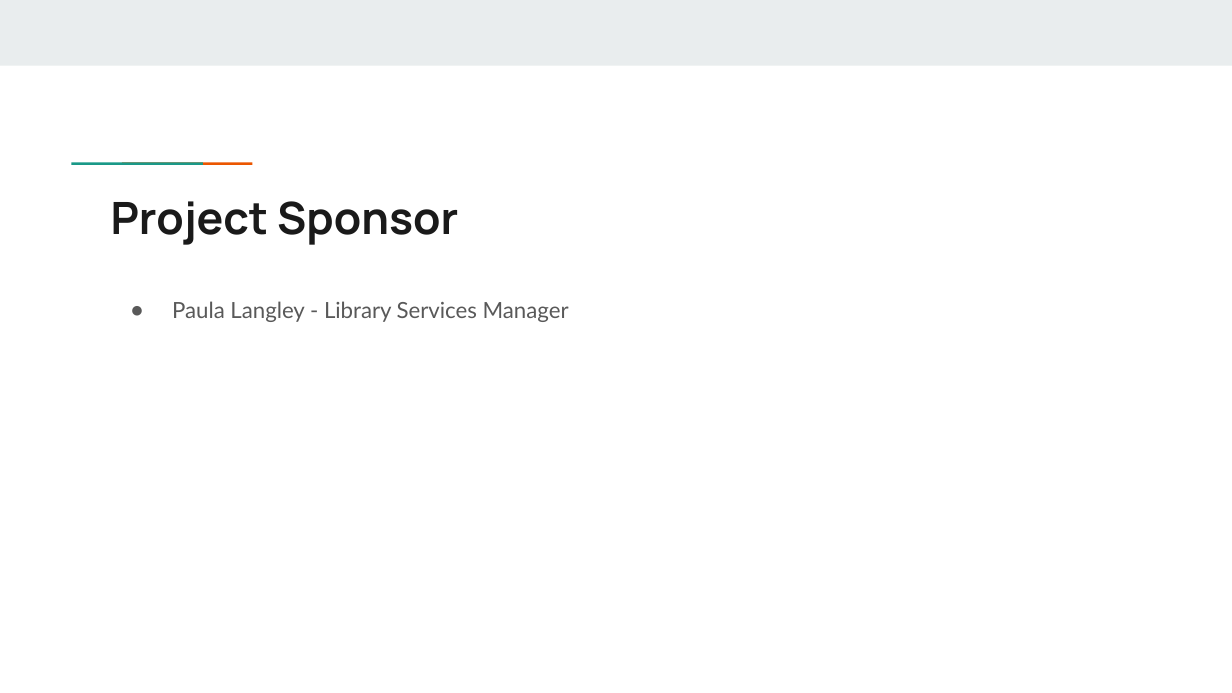
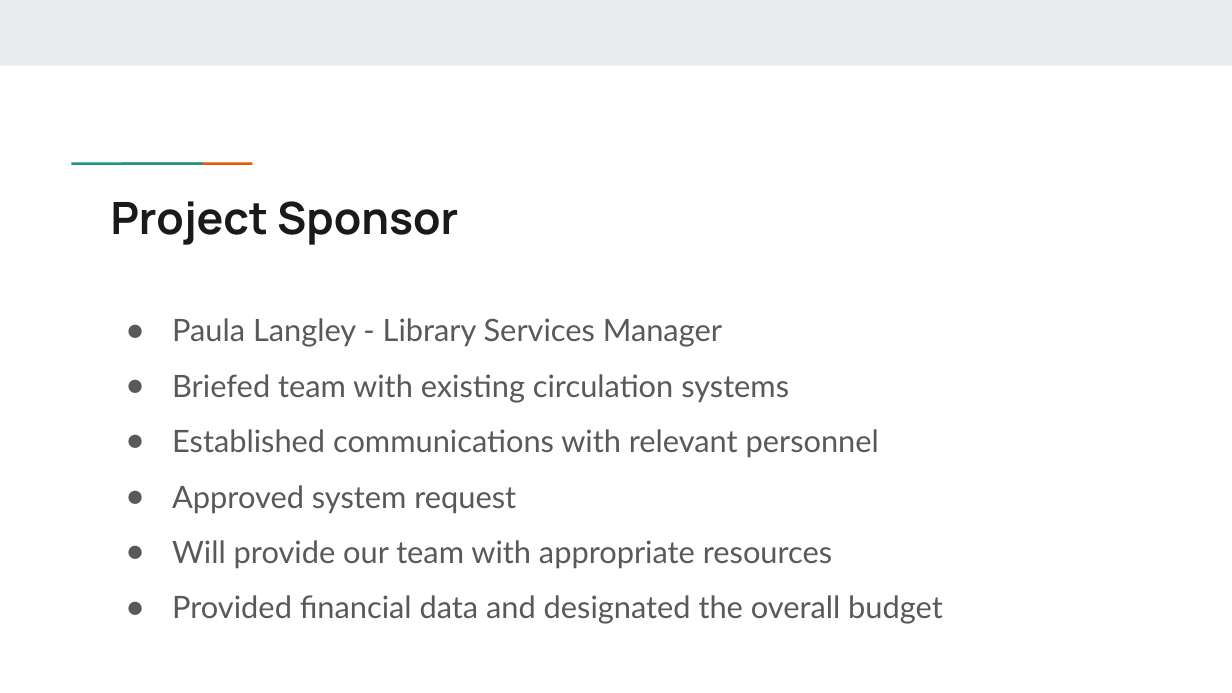
Before and after one commit to N-Roomi/A.O.K.-Laptop-Loan-System-Overhaul, a slide deck: slide 10 of A.O.K. Laptop Overhaul System.pptx (slide 3 before the commit). Drawn at 1232x693 pixels with LibreOffice and Linux fonts; fonts in the diff are those of the drawing. Boxes give left, top, right and bottom in pixels: in the first picture for what was removed or moved away, otherwise in the second. Text is boxed around its words. In the diff, an @@ line names an element or a change of style, - is before the commit and + after.

```diff
--- a/A.O.K. Laptop Overhaul System.pptx
+++ b/A.O.K. Laptop Overhaul System.pptx
@@ text at (x1=172, y1=318, x2=722, y2=347): size 13 to 18 pt in "Paula Langley - Library Services Manager"; indent changed; line spacing 1.15 to 1.5 @@
@@ text at (x1=172, y1=374, x2=943, y2=624): paragraphs added @@
+● Briefed team with existing circulation systems
+● Established communications with relevant personnel
+● Approved system request
+● Will provide our team with appropriate resources
+● Provided financial data and designated the overall budget
```
Also in this commit, not shown: 4 other slides changed, 15 slides added, 6 slides removed, 4 other files.
